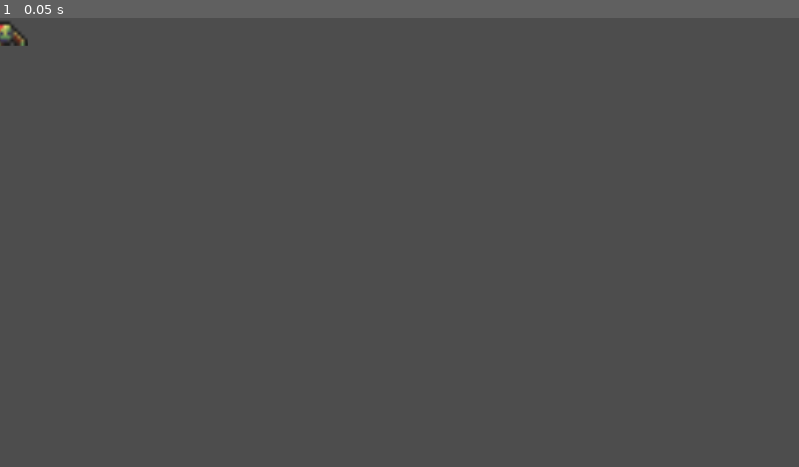
Above: before the commit, frame 1.
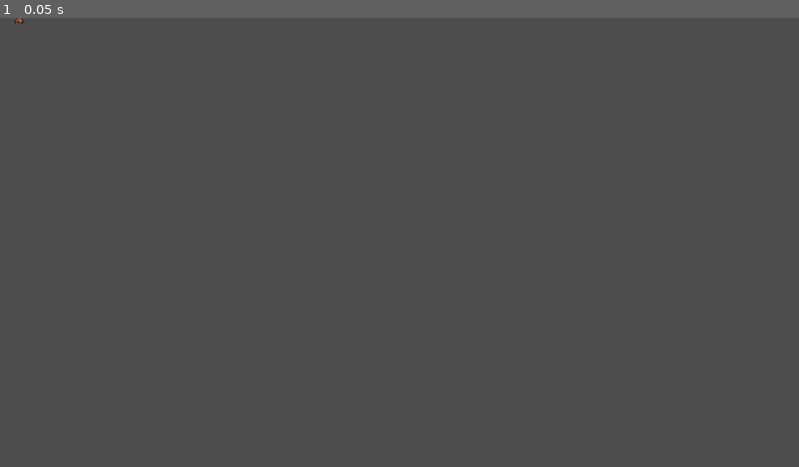
Above: after the commit, the same moment.

Repository: Foley-N/Zombie-Survival
Game: Godot game, scene res://node_2d.tscn
The game is run twice, just before and just after one commit, with the same random seed, the same clock (stepped at 60 frames per second) and the same inputs.
Inputs:
- Up to frame 1 (0.05 s): no input

The runs differ from the first frame. In frame 1, 0.1% of the frame differs, in the area x 0-4%, y 0-7%.

Commit message:
Finished Animating 3 zombie types

Diff:
--- a/node_2d.tscn
+++ b/node_2d.tscn
@@ -1,51 +1,183 @@
-[gd_scene load_steps=7 format=3 uid="uid://btdjkcokr211v"]
+[gd_scene load_steps=23 format=3 uid="uid://btdjkcokr211v"]
 
 [ext_resource type="Texture2D" uid="uid://ce8d4bw1vt1bs" path="res://assets/Zombie/Basic Undead Animations/Dismembered Crawler/DismemberedCrawler.png" id="1_rs7yd"]
+[ext_resource type="Texture2D" uid="uid://ba3guhmj6i6rm" path="res://assets/Zombie/Basic Undead Sprites/Basic Undead 1x.png" id="2_t1rqr"]
+[ext_resource type="Texture2D" uid="uid://ksuvhbsdn0dh" path="res://assets/Zombie/Basic Undead Animations/Mutilated Stumbler/MutilatedStumbler.png" id="3_awwa6"]
+[ext_resource type="Texture2D" uid="uid://dtocl5eggtpa3" path="res://assets/Zombie/Basic Undead Animations/Carcass Feeder/CarcassFeeder.png" id="4_w114u"]
 
-[sub_resource type="AtlasTexture" id="AtlasTexture_4lncp"]
+[sub_resource type="AtlasTexture" id="AtlasTexture_al22p"]
 atlas = ExtResource("1_rs7yd")
 region = Rect2(0, 0, 16, 16)
 
-[sub_resource type="AtlasTexture" id="AtlasTexture_igh0d"]
+[sub_resource type="AtlasTexture" id="AtlasTexture_c0uub"]
 atlas = ExtResource("1_rs7yd")
 region = Rect2(16, 0, 16, 16)
 
-[sub_resource type="AtlasTexture" id="AtlasTexture_0x84a"]
+[sub_resource type="AtlasTexture" id="AtlasTexture_3qptt"]
 atlas = ExtResource("1_rs7yd")
 region = Rect2(32, 0, 16, 16)
 
-[sub_resource type="AtlasTexture" id="AtlasTexture_wfacl"]
+[sub_resource type="AtlasTexture" id="AtlasTexture_o4ies"]
 atlas = ExtResource("1_rs7yd")
 region = Rect2(48, 0, 16, 16)
 
-[sub_resource type="SpriteFrames" id="SpriteFrames_y7kd0"]
+[sub_resource type="AtlasTexture" id="AtlasTexture_l6flf"]
+atlas = ExtResource("2_t1rqr")
+region = Rect2(0, 36, 16, 18)
+
+[sub_resource type="SpriteFrames" id="SpriteFrames_o705r"]
 animations = [{
 "frames": [{
 "duration": 1.0,
-"texture": SubResource("AtlasTexture_4lncp")
+"texture": SubResource("AtlasTexture_al22p")
 }, {
 "duration": 1.0,
-"texture": SubResource("AtlasTexture_igh0d")
+"texture": SubResource("AtlasTexture_c0uub")
 }, {
 "duration": 1.0,
-"texture": SubResource("AtlasTexture_0x84a")
+"texture": SubResource("AtlasTexture_3qptt")
 }, {
 "duration": 1.0,
-"texture": SubResource("AtlasTexture_wfacl")
+"texture": SubResource("AtlasTexture_o4ies")
+}],
+"loop": true,
+"name": &"moving",
+"speed": 5.0
+}, {
+"frames": [{
+"duration": 1.0,
+"texture": SubResource("AtlasTexture_l6flf")
+}],
+"loop": true,
+"name": &"new_animation",
+"speed": 5.0
+}]
+
+[sub_resource type="AtlasTexture" id="AtlasTexture_fs3fa"]
+atlas = ExtResource("3_awwa6")
+region = Rect2(0, 0, 16, 16)
+
+[sub_resource type="AtlasTexture" id="AtlasTexture_76guo"]
+atlas = ExtResource("3_awwa6")
+region = Rect2(16, 0, 16, 16)
+
+[sub_resource type="AtlasTexture" id="AtlasTexture_yq1g0"]
+atlas = ExtResource("3_awwa6")
+region = Rect2(32, 0, 16, 16)
+
+[sub_resource type="AtlasTexture" id="AtlasTexture_mh04g"]
+atlas = ExtResource("3_awwa6")
+region = Rect2(48, 0, 16, 16)
+
+[sub_resource type="AtlasTexture" id="AtlasTexture_s8bst"]
+atlas = ExtResource("2_t1rqr")
+region = Rect2(72, 36, 16, 18)
+
+[sub_resource type="SpriteFrames" id="SpriteFrames_bppti"]
+animations = [{
+"frames": [{
+"duration": 1.0,
+"texture": SubResource("AtlasTexture_fs3fa")
+}, {
+"duration": 1.0,
+"texture": SubResource("AtlasTexture_76guo")
+}, {
+"duration": 1.0,
+"texture": SubResource("AtlasTexture_yq1g0")
+}, {
+"duration": 1.0,
+"texture": SubResource("AtlasTexture_mh04g")
+}],
+"loop": true,
+"name": &"Moving",
+"speed": 5.0
+}, {
+"frames": [{
+"duration": 1.0,
+"texture": SubResource("AtlasTexture_s8bst")
 }],
 "loop": true,
 "name": &"default",
 "speed": 5.0
 }]
 
+[sub_resource type="AtlasTexture" id="AtlasTexture_25sxt"]
+atlas = ExtResource("2_t1rqr")
+region = Rect2(19, 36, 17, 18)
+
+[sub_resource type="AtlasTexture" id="AtlasTexture_k16mg"]
+atlas = ExtResource("4_w114u")
+region = Rect2(0, 0, 16, 16)
+
+[sub_resource type="AtlasTexture" id="AtlasTexture_kkqxi"]
+atlas = ExtResource("4_w114u")
+region = Rect2(16, 0, 16, 16)
+
+[sub_resource type="AtlasTexture" id="AtlasTexture_3x456"]
+atlas = ExtResource("4_w114u")
+region = Rect2(32, 0, 16, 16)
+
+[sub_resource type="AtlasTexture" id="AtlasTexture_11qfd"]
+atlas = ExtResource("4_w114u")
+region = Rect2(48, 0, 16, 16)
+
+[sub_resource type="SpriteFrames" id="SpriteFrames_7flxc"]
+animations = [{
+"frames": [{
+"duration": 1.0,
+"texture": SubResource("AtlasTexture_25sxt")
+}],
+"loop": true,
+"name": &"default",
+"speed": 5.0
+}, {
+"frames": [{
+"duration": 1.0,
+"texture": SubResource("AtlasTexture_k16mg")
+}, {
+"duration": 1.0,
+"texture": SubResource("AtlasTexture_kkqxi")
+}, {
+"duration": 1.0,
+"texture": SubResource("AtlasTexture_3x456")
+}, {
+"duration": 1.0,
+"texture": SubResource("AtlasTexture_11qfd")
+}],
+"loop": true,
+"name": &"new_animation",
+"speed": 5.0
+}]
+
 [node name="Node2D" type="Node2D"]
 
-[node name="CharacterBody2D" type="CharacterBody2D" parent="."]
+[node name="Crawler" type="CharacterBody2D" parent="."]
+position = Vector2(-39, -4)
 
-[node name="AnimatedSprite2D" type="AnimatedSprite2D" parent="CharacterBody2D"]
-position = Vector2(3.8147e-06, -3.8147e-06)
-scale = Vector2(5, 5)
-sprite_frames = SubResource("SpriteFrames_y7kd0")
-frame_progress = 0.392078
+[node name="AnimatedSprite2D" type="AnimatedSprite2D" parent="Crawler"]
+scale = Vector2(1, 0.888889)
+sprite_frames = SubResource("SpriteFrames_o705r")
+animation = &"moving"
+frame_progress = 0.825274
 
-[node name="CollisionShape2D" type="CollisionShape2D" parent="CharacterBody2D"]
+[node name="CollisionShape2D" type="CollisionShape2D" parent="Crawler"]
+
+[node name="Zombie" type="CharacterBody2D" parent="."]
+position = Vector2(-79, 0)
+
+[node name="AnimatedSprite2D" type="AnimatedSprite2D" parent="Zombie"]
+sprite_frames = SubResource("SpriteFrames_bppti")
+animation = &"Moving"
+frame_progress = 0.647592
+
+[node name="CollisionShape2D" type="CollisionShape2D" parent="Zombie"]
+
+[node name="DRAKE" type="CharacterBody2D" parent="."]
+position = Vector2(28, 0)
+
+[node name="AnimatedSprite2D" type="AnimatedSprite2D" parent="DRAKE"]
+sprite_frames = SubResource("SpriteFrames_7flxc")
+animation = &"new_animation"
+frame_progress = 0.476164
+
+[node name="CollisionShape2D" type="CollisionShape2D" parent="DRAKE"]
Not shown, changed: .gitignore
